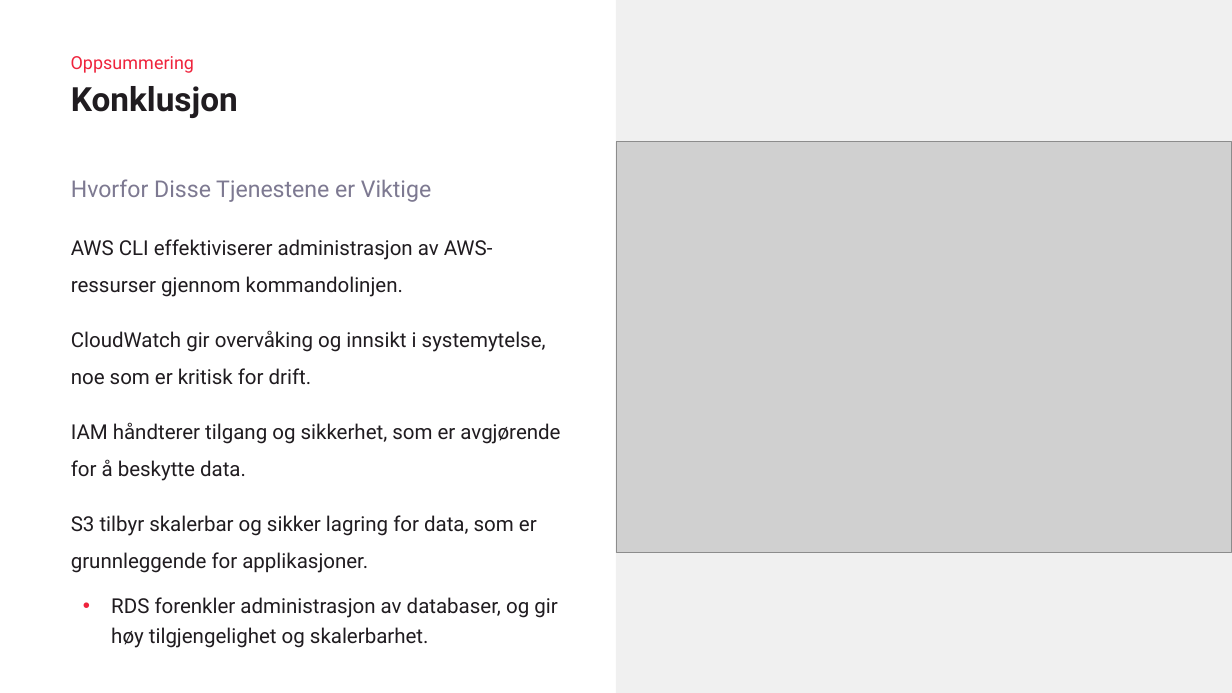
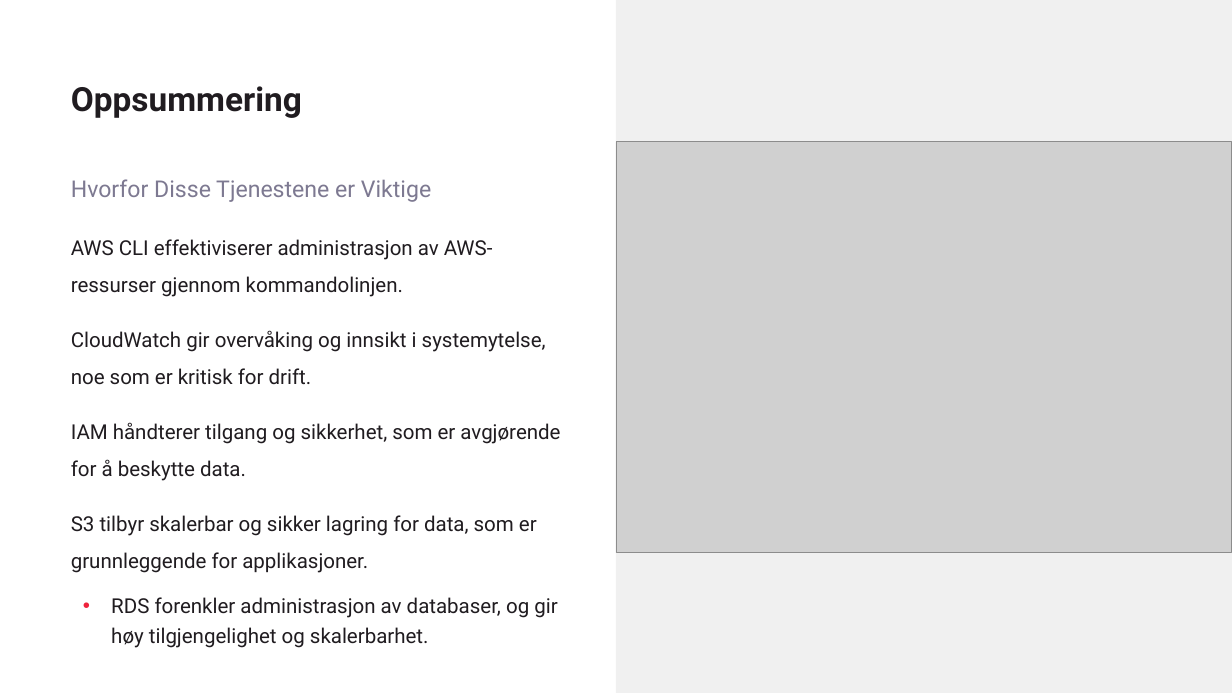
Before and after one commit to Flaatten/cloud-2026, a slide deck: slide 13 of uke_3/slides/aws-storage.pptx. Drawn at 1232x693 pixels with LibreOffice and Linux fonts; fonts in the diff are those of the drawing; grey boxes stand for pictures. Boxes give left, top, right and bottom in pixels: in the first picture for what was removed or moved away, otherwise in the second. Text is boxed around its words. In the diff, an @@ line names an element or a change of style, - is before the commit and + after.

```diff
--- a/uke_3/slides/aws-storage.pptx
+++ b/uke_3/slides/aws-storage.pptx
@@ text removed at (71, 56, 194, 73) @@
-Oppsummering
@@ title at (71, 86, 302, 118): text changed @@
-Konklusjon
+Oppsummering
```
Also in this commit, not shown: 4 other files.
